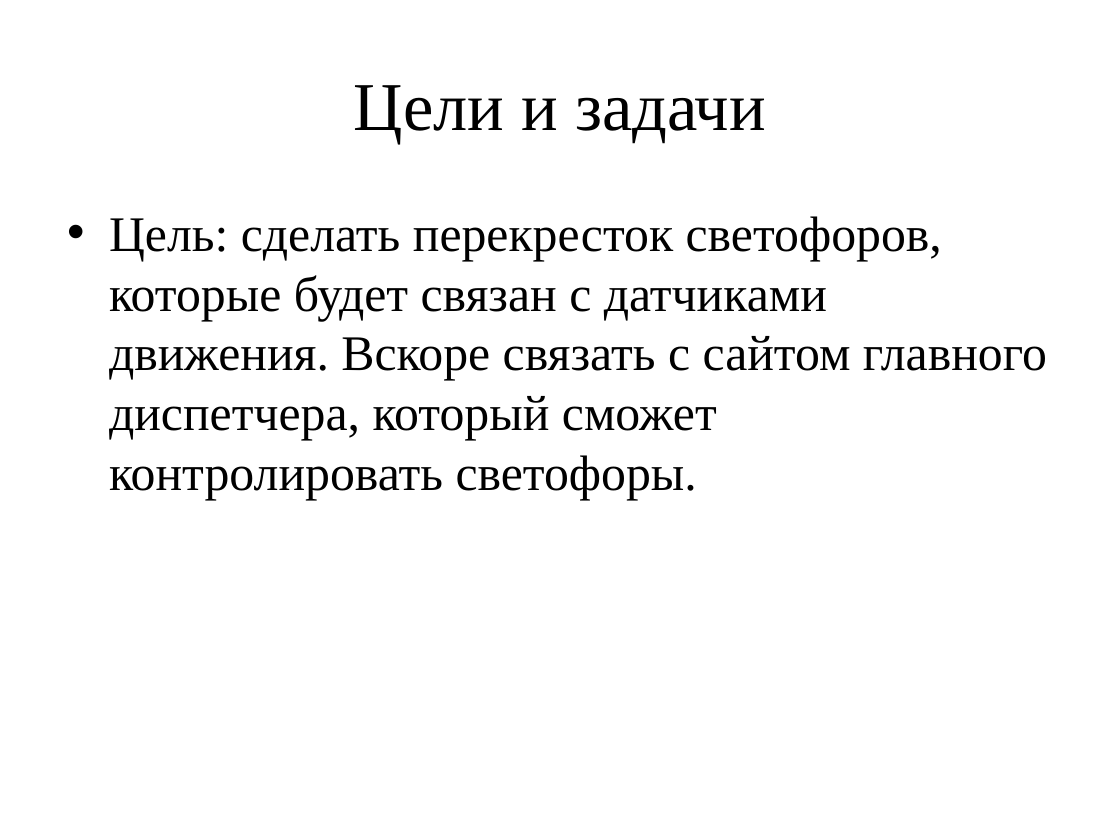
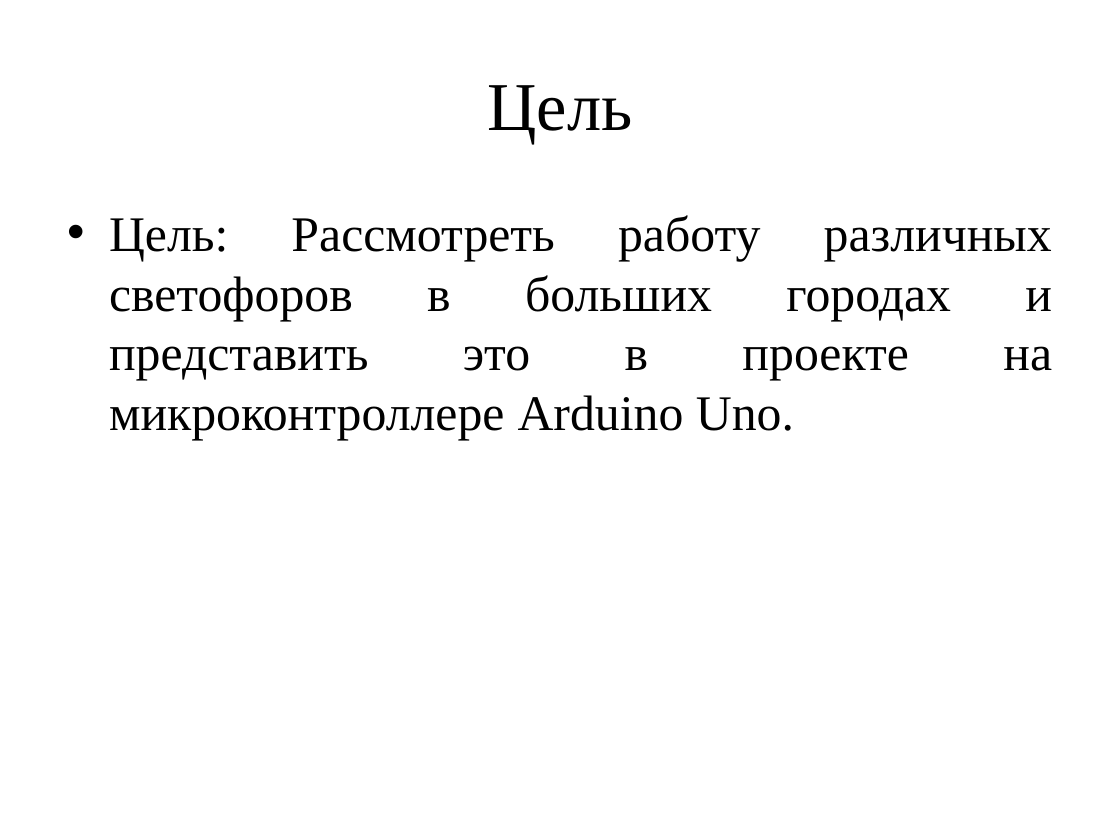
Before and after one commit to TimmmofeyD/TrafficLight, a slide deck: slide 3 of Presitation/TLPresintation.pptx (slide 2 before the commit). Drawn at 1120x840 pixels with LibreOffice and Linux fonts; fonts in the diff are those of the drawing. Boxes give left, top, right and bottom in pixels: in the first picture for what was removed or moved away, otherwise in the second. Text is boxed around its words. In the diff, an @@ line names an element or a change of style, - is before the commit and + after.

```diff
--- a/Presitation/TLPresintation.pptx
+++ b/Presitation/TLPresintation.pptx
@@ text at (487, 85, 632, 144): text changed @@
-Цели и задачи
+Цель
@@ text at (109, 215, 1052, 440): text changed @@
-• Цель: сделать перекресток светофоров, которые будет связан с датчиками движения. Вскоре связать с сайтом главного диспетчера, который сможет контролировать светофоры.
+• Цель: Рассмотреть работу различных светофоров в больших городах и представить это в проекте на микроконтроллере Arduino Uno.
```
Also in this commit, not shown: 7 other slides changed, 1 slide added, 1 slide removed.
